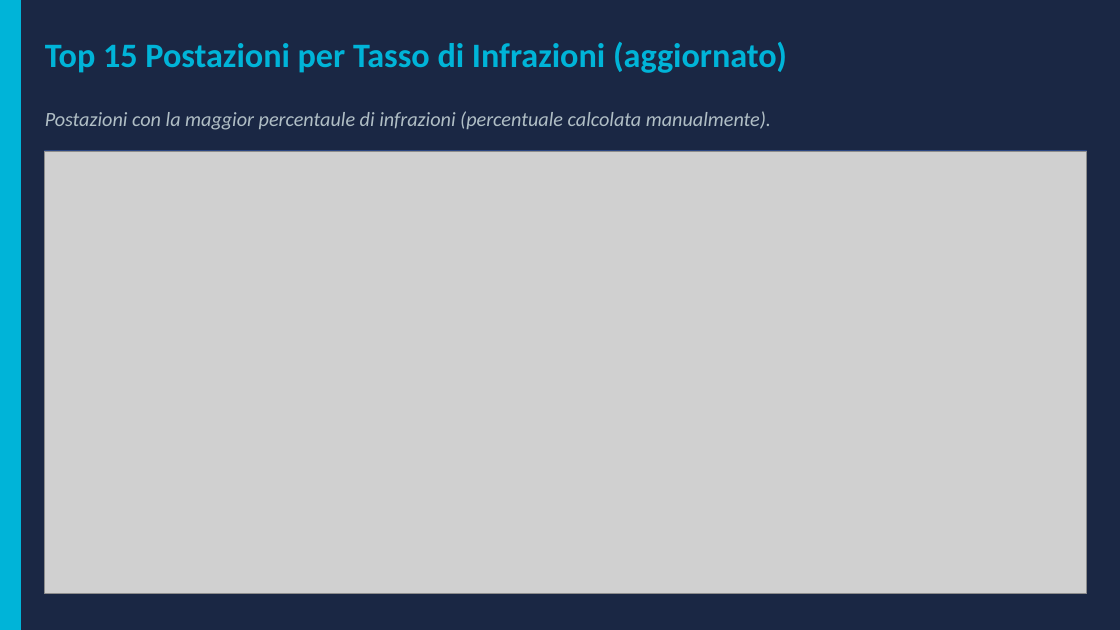
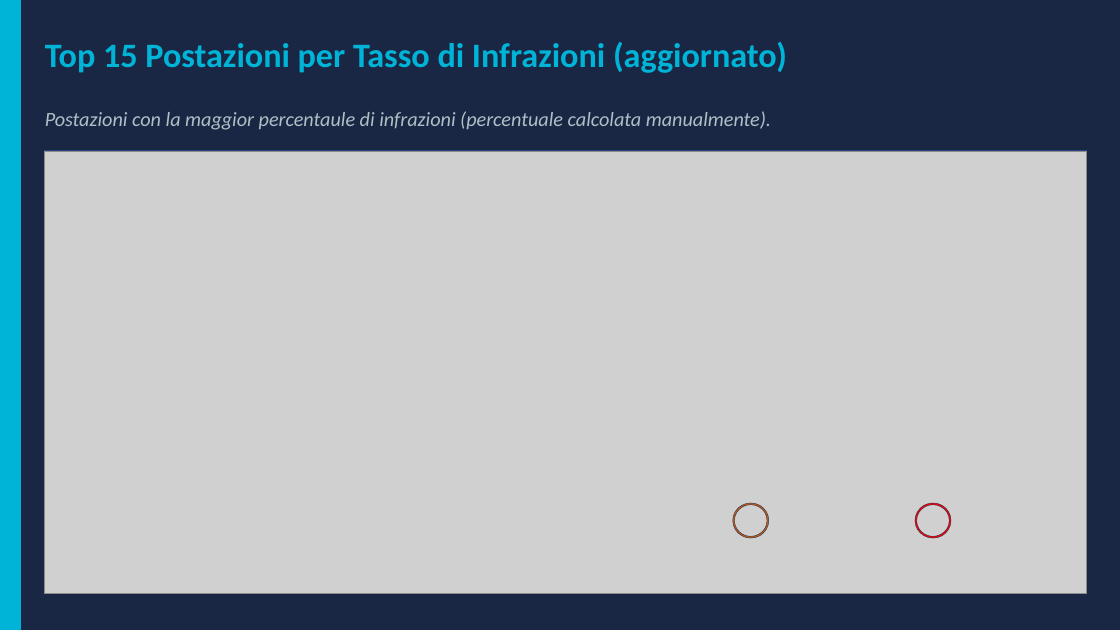
Before and after one commit to pezzandre/dataScience2, a slide deck: slide 4 of speed_monitoring.pptx. Drawn at 1120x630 pixels with LibreOffice and Linux fonts; fonts in the diff are those of the drawing; grey boxes stand for pictures. Boxes give left, top, right and bottom in pixels: in the first picture for what was removed or moved away, otherwise in the second. Text is boxed around its words. In the diff, an @@ line names an element or a change of style, - is before the commit and + after.

```diff
--- a/speed_monitoring.pptx
+++ b/speed_monitoring.pptx
@@ donut added at <box>732,503,768,538</box>, fill #C55A11, outline #1E3256 0.25 pt @@
@@ donut added at <box>915,503,951,538</box>, fill #FF0000, outline #1E3256 0.25 pt @@
```
Also in this commit, not shown: 4 other slides changed, 1 other file.
